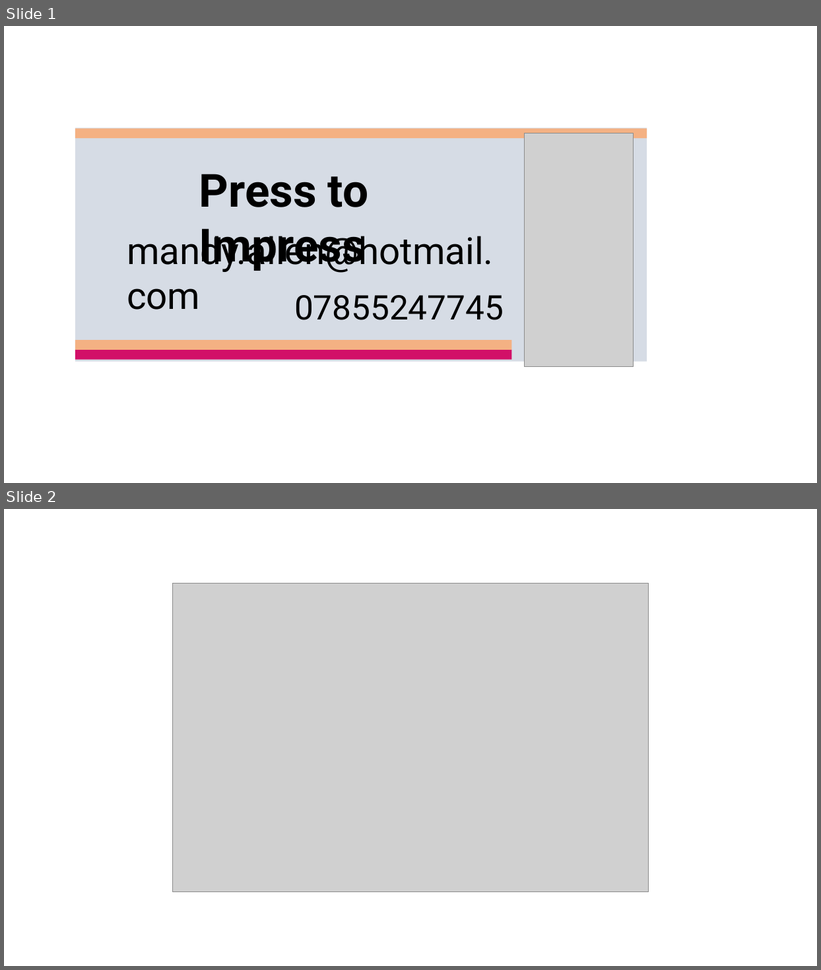
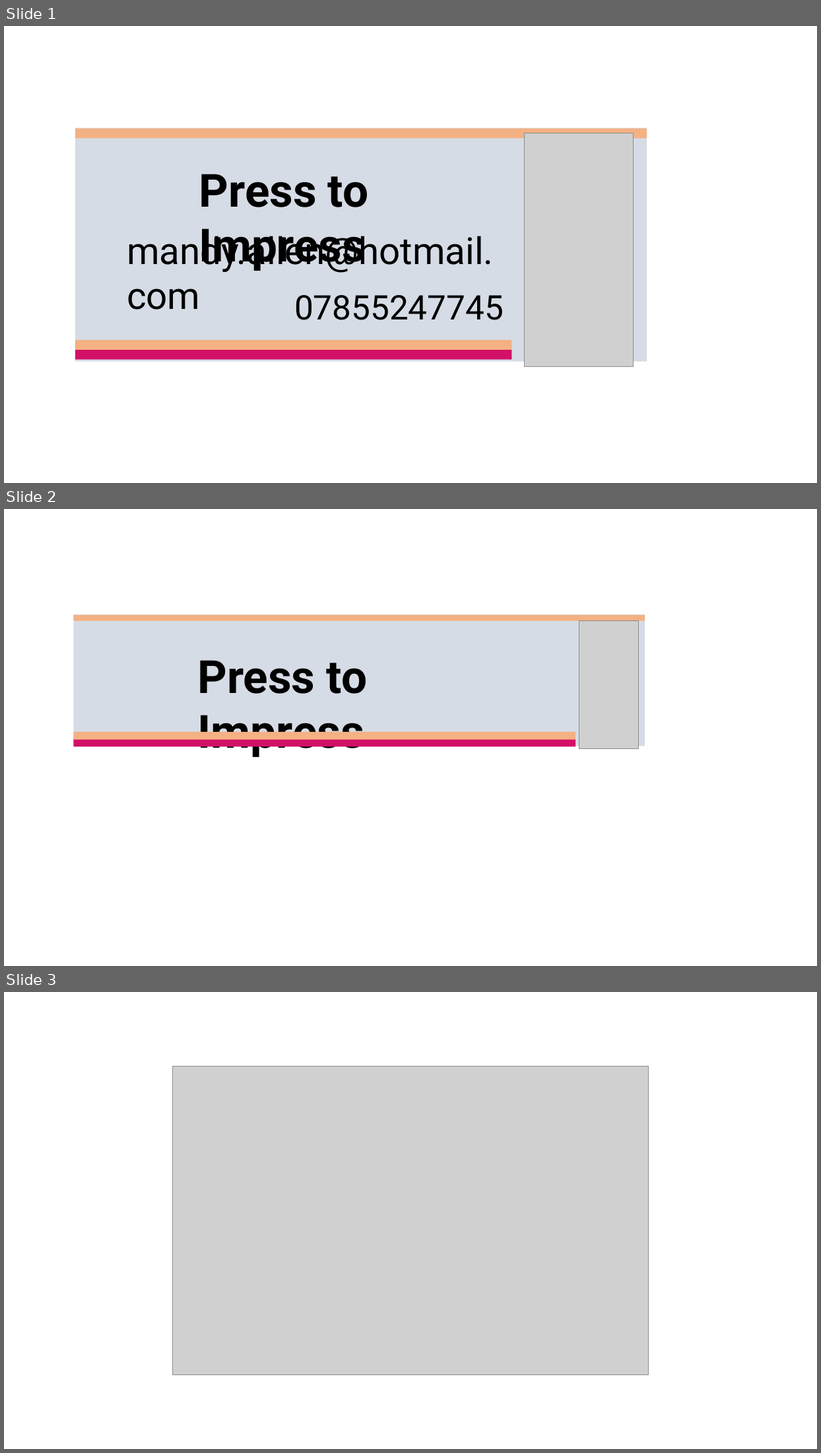
Before and after one commit to willcomber/PressToImpress, a slide deck: Design.pptx. Shown one above the other, each under a label of ours: slides 1 and 2 before the commit, slides 1, 2 and 3 after it. The pictures are 821x970 and 821x1453 pixels, drawn with LibreOffice and Linux fonts; fonts in the diff are those of the drawing; grey boxes stand for pictures. Boxes give left, top, right and bottom in pixels: in the first picture for what was removed or moved away, otherwise in the second. Text is boxed around its words. In the diff, an @@ line names an element or a change of style, - is before the commit and + after.

```diff
--- a/Design.pptx
+++ b/Design.pptx
@@ slide 2 added at [4,509,817,966], background #FFFFFF @@
@@ group added at [73,615,645,758]: 4 rectangles, 1 text, 1 picture @@
+Press to Impress
@@ what was slide 2 is now slide 3 @@
```
Also in this commit, not shown: 4 other files.
